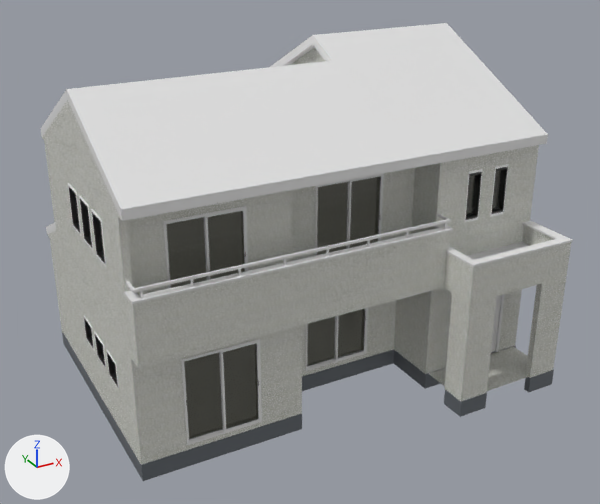
An edit to the Blender file myhome_full1.blend, drawn before and after from the same camera.
The view is the same before and after, from a 50 mm lens placed at (-8.87, -17.42, 11.38), pointed at (0.37, -0.62, 2.98). Every picture has the same lights, and +X, +Y and +Z are marked at lower left.

Objects in the first picture: 'Cube', 'Cube.002', 'New_roof', 'Outframe_1F.001', 'Outframe_1F.002', 'Outframe_1F2F', 'Window.L.001', 'Window.L.003', 'Window.L.004', 'Window.R.001', 'Window.R.003', 'Window.R.004'.
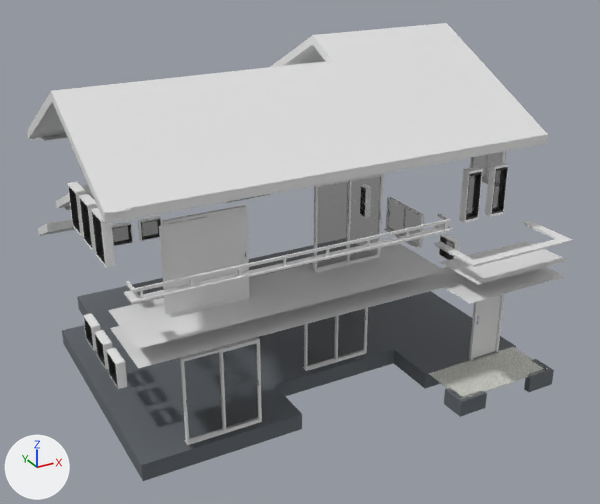
The edits, one by one:
me_window_r_003 is used by ob_window_r_003; parent ob_windowframe_003; location (0.861, -0.0625, 0.025).
me_window_r_003 had 100 vertices, 73 faces and spanned x -0.88..0.0, y -0.03..0.0, z 0.0..2.03.
me_window_r_003 now has 100 vertices, 73 faces and spans x -1.83..0.04, y -0.03..0.0, z 0.0..2.03.
me_window_r_003 part 1: all 4 vertices in x -0.83..-0.05, y -0.02, z 0.05..1.98 are moved by (-1.0, 0.0, 0.0).
me_cube is used by ob_new_roof; location (-0.44, 3.12, 4.1).
me_cube had 260 vertices, 168 faces and spanned x -4.55..5.62, y -6.88..1.99, z -1.0..4.04.
me_cube now has 324 vertices, 232 faces and spans x -4.85..5.8, y -6.96..1.99, z -1.0..4.04.
Part 2, on me_cube:
57 faces are deleted.
24 vertices in x -4.55..-3.64, y -1.08..0.17, z -1.0..-0.22 move by (-0.01, 0.0, 0.0).
18 vertices in x -3.89, y -1.0..1.99, z -1.0..0.57 move by (0.24, 0.0, 0.0).
12 vertices in x -2.07, y -0.74..0.17, z 1.36..2.04 move by (0.05, 0.0, 0.0).
4 vertices are added at (-4.37, -6.96, 2.02), (-4.37, -6.96, 2.04), (-4.68, -6.96, 2.02), (-4.68, -6.96, 2.04).
30 new vertices lie (-0.19, 0.0, 0.0) away from vertices in x -4.55..-3.89, y -1.08..1.99, z -1.0..0.57.
18 new vertices lie (-0.3, 0.0, 0.0) away from vertices in x -4.55, y -6.88..-0.74, z 1.82..3.58.
12 new vertices lie (0.18, 0.0, 0.0) away from vertices in x 5.62, y 0.74..1.99, z -1.0..-0.22.
121 new faces join them.
Object 'Outframe_1F2F' (ob_outframe_1f2f) is now hidden.

Where the change shows, as pixel boxes (x1, y1, x2, y2) in the pictures (600 x 504 px; the box of a moved part takes in the faces that stretch with it):
'Outframe_1F2F', hidden
    before: (42, 48, 571, 465)
'New_roof', reshaped
    before: (41, 23, 548, 234)
    after: (27, 23, 548, 236)
'Window.R.003', reshaped
    before: (204, 208, 246, 280)
    after: (159, 207, 250, 315)
part 1 of me_window_r_003, moved or reshaped
    before: (207, 211, 245, 279)
    after: (159, 210, 247, 315)
part 2 of me_cube, built on
    before: (41, 89, 122, 234)
    after: (27, 89, 132, 236)
'Outframe_1F.002', unchanged, uncovered by the edit
    before: (62, 332, 554, 481)
    after: (62, 245, 554, 481)
'Verander_floor', unchanged, uncovered by the edit
    before: (285, 242, 530, 330)
    after: (108, 241, 568, 368)
'Window.L.003', unchanged, covered by the edit
    before: (166, 216, 207, 288)
    after: (166, 216, 210, 314)
'Door', unchanged, uncovered by the edit
    before: (491, 295, 501, 353)
    after: (473, 295, 501, 358)
